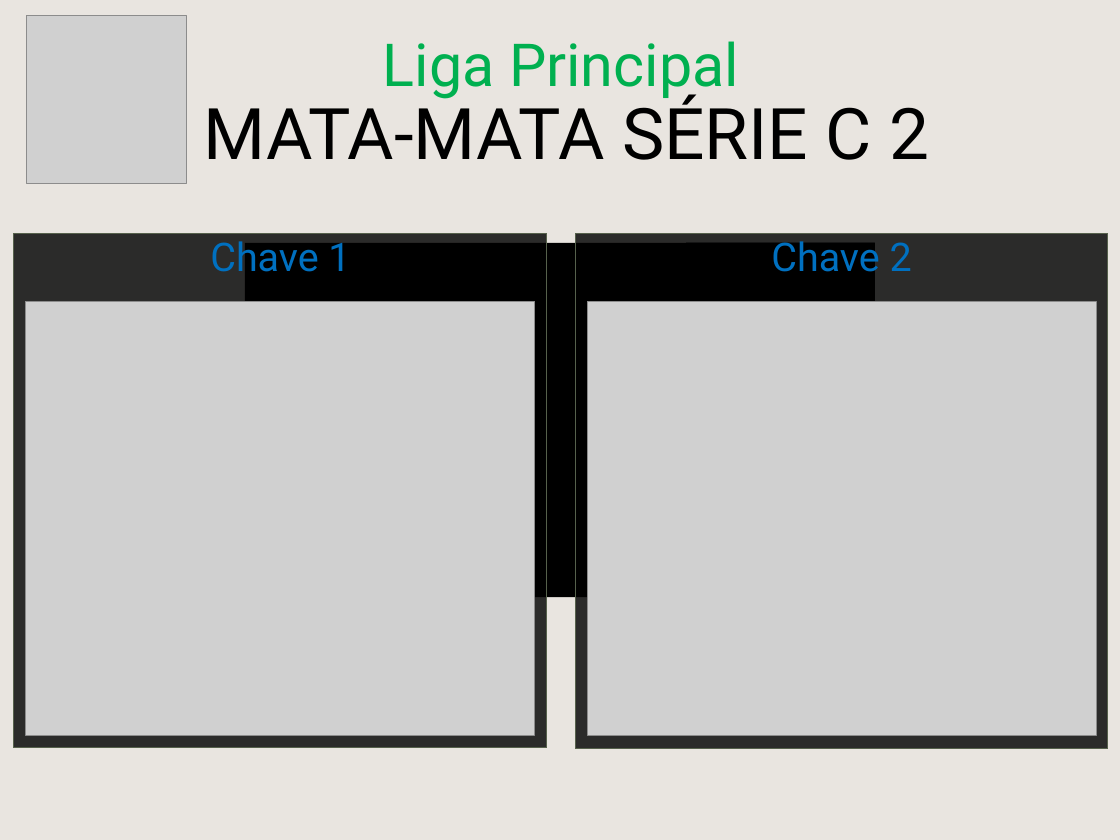
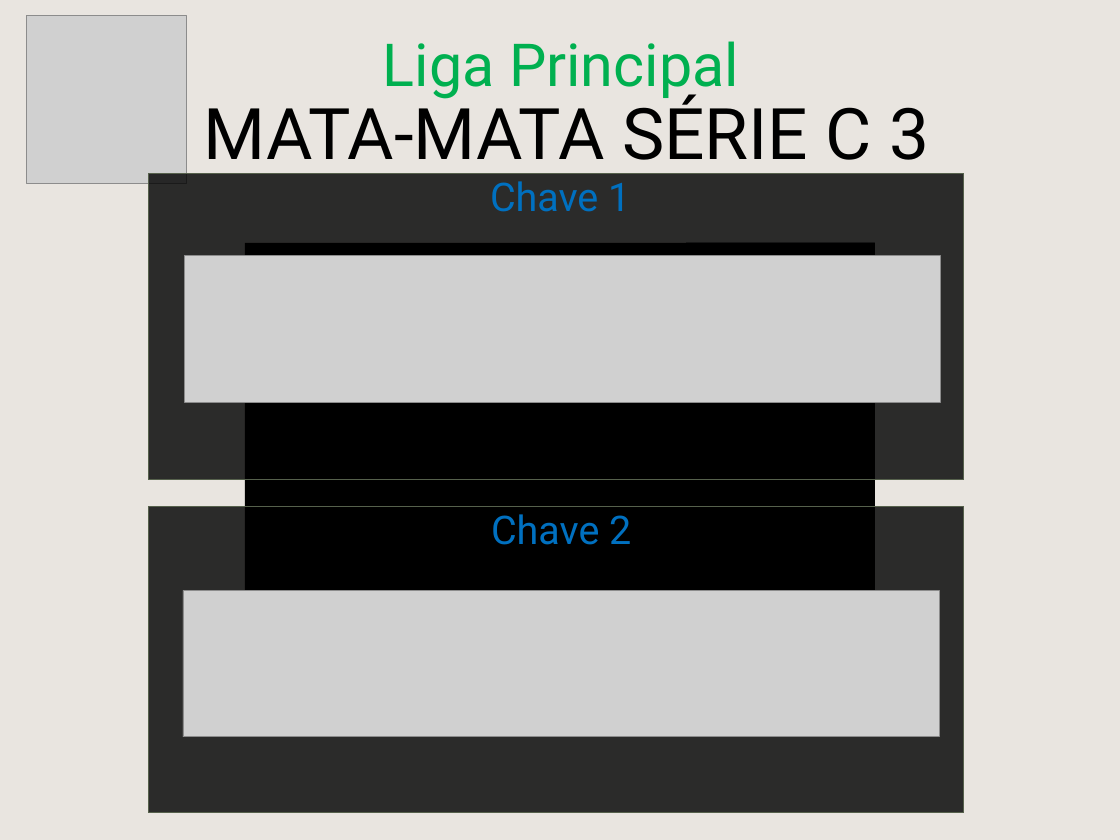
Before and after one commit to cknakayama/automacao_ligaroletarussa2021, a slide deck: slide 9 of MataMataPlanilha.pptx (slide 1 before the commit). Drawn at 1120x840 pixels with LibreOffice and Linux fonts; fonts in the diff are those of the drawing; grey boxes stand for pictures; background and template pictures are left out. Boxes give left, top, right and bottom in pixels: in the first picture for what was removed or moved away, otherwise in the second. Text is boxed around its words. In the diff, an @@ line names an element or a change of style, - is before the commit and + after.

```diff
--- a/MataMataPlanilha.pptx
+++ b/MataMataPlanilha.pptx
@@ text at [204,94,930,176]: text changed @@
-MATA-MATA SÉRIE C 2
+MATA-MATA SÉRIE C 3
@@ rectangle: place and size @@
-rectangle at [14,233,547,748]
+rectangle at [149,174,964,479]
@@ text "Chave 1" rewrapped from [210,235,350,281] to [490,181,630,212] @@
@@ picture added at [184,255,940,402] @@
@@ picture removed at [26,301,535,735] @@
@@ picture removed at [588,301,1097,735] @@
@@ rectangle: place and size @@
-rectangle at [575,233,1108,748]
+rectangle at [149,506,964,812]
@@ text "Chave 2" rewrapped from [771,235,912,281] to [491,514,631,545] @@
@@ picture added at [183,590,939,737] @@
```
Also in this commit, not shown: 5 other slides changed, 2 slides added, 4 other files.
